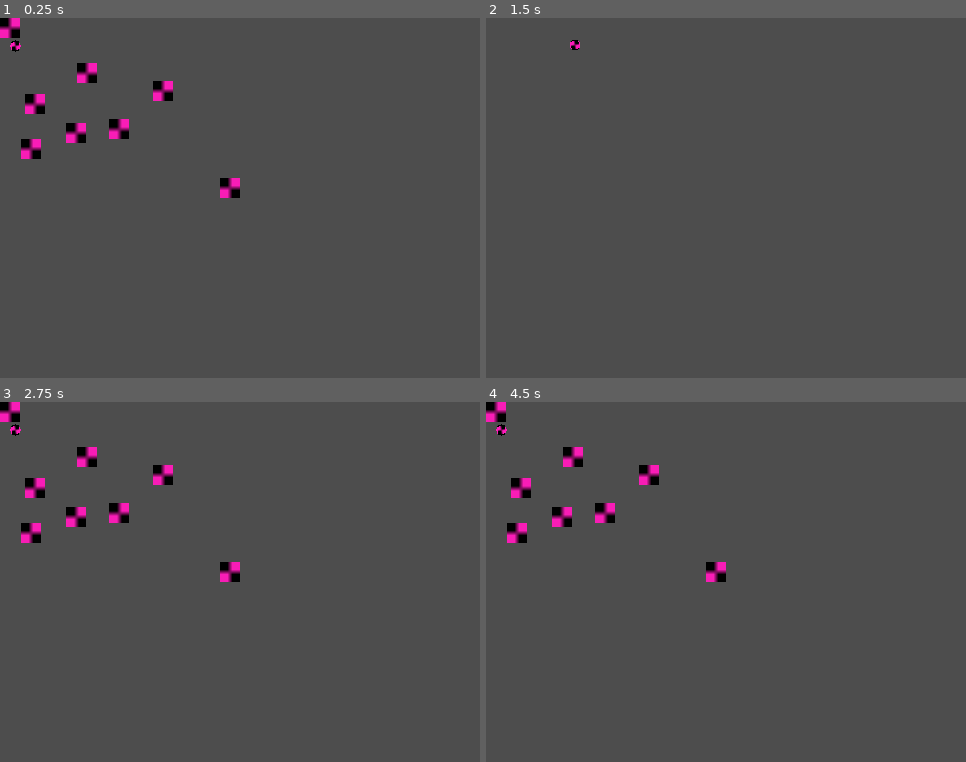
Above: before the commit, frames 1-4 (two rows, left to right).
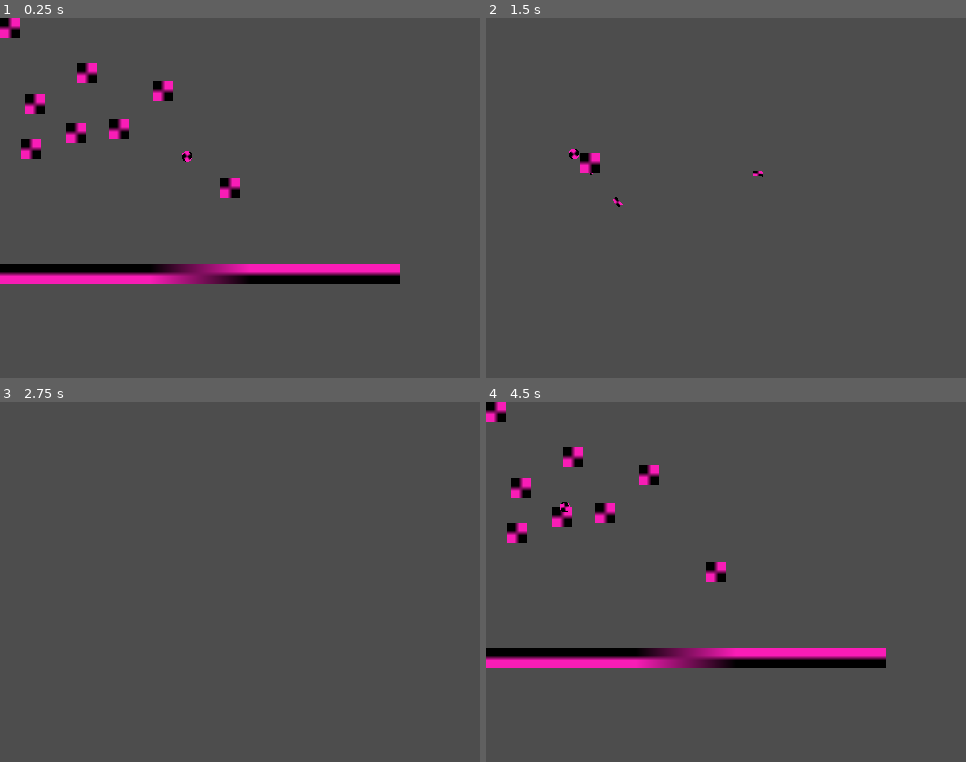
Above: after the commit, the same moments.

Repository: wingitman/SmallProjects
Game: Godot game, scene res://main.tscn
The game is run twice, just before and just after one commit, with the same random seed, the same clock (stepped at 60 frames per second) and the same inputs. The engine's default icon, where the game draws it, is replaced by a stand-in: a white triangle on a blue panel in a dark square.
Inputs (mouse positions are in pixels of both pictures, inside the frame that each line leads up to):
- Up to frame 1 (0.25 s): no input
- Up to frame 2 (1.5 s): tap Enter (ui_accept) at 0.5, 0.77, 1.07 s; move the mouse to (831, 180) at 0.52 s; hold Right (ui_right) from 0.53 s (still down); right-click (831, 180) at 0.6 s; click (831, 180) at 0.8 s; move the mouse to (630, 216) at 1.27 s; click (630, 216) at 1.35 s
- Up to frame 3 (2.75 s): tap Enter (ui_accept) at 1.52, 1.55, 1.82, 2.1 s; move the mouse to (288, 502) at 2.02 s; release Right (ui_right) at 2.03 s; hold Left (ui_left) from 2.03 s (still down); right-click (288, 502) at 2.3 s
- Up to frame 4 (4.5 s): tap Enter (ui_accept) at 2.75, 3.02, 3.32, 3.77, 3.8, 4.07 s; move the mouse to (702, 654) at 2.77 s; release Left (ui_left) at 2.78 s; hold Right (ui_right) 2.78-4.28 s; right-click (702, 654) at 2.85 s; click (702, 654) at 3.05 s; move the mouse to (870, 636) at 3.52 s; click (870, 636) at 3.6 s; move the mouse to (582, 528) at 4.27 s; hold Left (ui_left) from 4.28 s (still down); right-click (582, 528) at 4.35 s

The runs differ from the first frame. In frame 1, 4.7% of the frame differs, in the area x 0-84%, y 6-74%; in frame 2, 0.4%; in frame 3, 1.9%; in frame 4, 4.7%.

Commit message:
New Scenes
Added RigidScene, Pointer, peer, Platformer and bullet.
Bullet is triggered by Pointer
Added collision to bullet
Added movement to pointer
Added double jump to Platformer

Diff:
--- a/main.tscn
+++ b/main.tscn
@@ -1,7 +1,11 @@
-[gd_scene load_steps=2 format=3 uid="uid://c2lv8fhqoowuk"]
+[gd_scene load_steps=3 format=3 uid="uid://c2lv8fhqoowuk"]
 
-[ext_resource type="Script" path="res://scripts/Main.gd" id="1_3yh6r"]
+[ext_resource type="Script" path="res://scripts/SceneChanger.gd" id="1_le8t6"]
+[ext_resource type="Script" path="res://scripts/Lobby.gd" id="1_rockx"]
 
-[node name="main" type="Node2D"]
+[node name="Game" type="Node2D"]
 scale = Vector2(2, 2)
-script = ExtResource("1_3yh6r")
+script = ExtResource("1_rockx")
+
+[node name="SceneSelection" type="Node" parent="."]
+script = ExtResource("1_le8t6")
--- a/project.godot
+++ b/project.godot
@@ -39,9 +39,46 @@
 
 [input]
 
-MouseModeSwitch={
+ui_left={
 "deadzone": 0.5,
-"events": [Object(InputEventMouseButton,"resource_local_to_scene":false,"resource_name":"","device":-1,"window_id":0,"alt_pressed":false,"shift_pressed":false,"ctrl_pressed":false,"meta_pressed":false,"button_mask":2,"position":Vector2(166, 26),"global_position":Vector2(170, 69),"factor":1.0,"button_index":2,"canceled":false,"pressed":true,"double_click":false,"script":null)
+"events": [Object(InputEventKey,"resource_local_to_scene":false,"resource_name":"","device":0,"window_id":0,"alt_pressed":false,"shift_pressed":false,"ctrl_pressed":false,"meta_pressed":false,"pressed":false,"keycode":4194319,"physical_keycode":0,"key_label":0,"unicode":0,"echo":false,"script":null)
+, Object(InputEventJoypadButton,"resource_local_to_scene":false,"resource_name":"","device":0,"button_index":13,"pressure":0.0,"pressed":false,"script":null)
+, Object(InputEventJoypadMotion,"resource_local_to_scene":false,"resource_name":"","device":0,"axis":0,"axis_value":-1.0,"script":null)
+, Object(InputEventKey,"resource_local_to_scene":false,"resource_name":"","device":-1,"window_id":0,"alt_pressed":false,"shift_pressed":false,"ctrl_pressed":false,"meta_pressed":false,"pressed":false,"keycode":0,"physical_keycode":65,"key_label":0,"unicode":97,"echo":false,"script":null)
+]
+}
+ui_right={
+"deadzone": 0.5,
+"events": [Object(InputEventKey,"resource_local_to_scene":false,"resource_name":"","device":0,"window_id":0,"alt_pressed":false,"shift_pressed":false,"ctrl_pressed":false,"meta_pressed":false,"pressed":false,"keycode":4194321,"physical_keycode":0,"key_label":0,"unicode":0,"echo":false,"script":null)
+, Object(InputEventJoypadButton,"resource_local_to_scene":false,"resource_name":"","device":0,"button_index":14,"pressure":0.0,"pressed":false,"script":null)
+, Object(InputEventJoypadMotion,"resource_local_to_scene":false,"resource_name":"","device":0,"axis":0,"axis_value":1.0,"script":null)
+, Object(InputEventKey,"resource_local_to_scene":false,"resource_name":"","device":-1,"window_id":0,"alt_pressed":false,"shift_pressed":false,"ctrl_pressed":false,"meta_pressed":false,"pressed":false,"keycode":0,"physical_keycode":68,"key_label":0,"unicode":100,"echo":false,"script":null)
+]
+}
+ui_up={
+"deadzone": 0.5,
+"events": [Object(InputEventKey,"resource_local_to_scene":false,"resource_name":"","device":0,"window_id":0,"alt_pressed":false,"shift_pressed":false,"ctrl_pressed":false,"meta_pressed":false,"pressed":false,"keycode":4194320,"physical_keycode":0,"key_label":0,"unicode":0,"echo":false,"script":null)
+, Object(InputEventJoypadButton,"resource_local_to_scene":false,"resource_name":"","device":0,"button_index":11,"pressure":0.0,"pressed":false,"script":null)
+, Object(InputEventJoypadMotion,"resource_local_to_scene":false,"resource_name":"","device":0,"axis":1,"axis_value":-1.0,"script":null)
+, Object(InputEventKey,"resource_local_to_scene":false,"resource_name":"","device":-1,"window_id":0,"alt_pressed":false,"shift_pressed":false,"ctrl_pressed":false,"meta_pressed":false,"pressed":false,"keycode":0,"physical_keycode":87,"key_label":0,"unicode":119,"echo":false,"script":null)
+]
+}
+ui_down={
+"deadzone": 0.5,
+"events": [Object(InputEventKey,"resource_local_to_scene":false,"resource_name":"","device":0,"window_id":0,"alt_pressed":false,"shift_pressed":false,"ctrl_pressed":false,"meta_pressed":false,"pressed":false,"keycode":4194322,"physical_keycode":0,"key_label":0,"unicode":0,"echo":false,"script":null)
+, Object(InputEventJoypadButton,"resource_local_to_scene":false,"resource_name":"","device":0,"button_index":12,"pressure":0.0,"pressed":false,"script":null)
+, Object(InputEventJoypadMotion,"resource_local_to_scene":false,"resource_name":"","device":0,"axis":1,"axis_value":1.0,"script":null)
+, Object(InputEventKey,"resource_local_to_scene":false,"resource_name":"","device":-1,"window_id":0,"alt_pressed":false,"shift_pressed":false,"ctrl_pressed":false,"meta_pressed":false,"pressed":false,"keycode":0,"physical_keycode":83,"key_label":0,"unicode":115,"echo":false,"script":null)
+]
+}
+ChangeScene={
+"deadzone": 0.5,
+"events": [Object(InputEventMouseButton,"resource_local_to_scene":false,"resource_name":"","device":-1,"window_id":0,"alt_pressed":false,"shift_pressed":false,"ctrl_pressed":false,"meta_pressed":false,"button_mask":2,"position":Vector2(104, 18),"global_position":Vector2(108, 61),"factor":1.0,"button_index":2,"canceled":false,"pressed":true,"double_click":false,"script":null)
+]
+}
+Action={
+"deadzone": 0.5,
+"events": [Object(InputEventMouseButton,"resource_local_to_scene":false,"resource_name":"","device":-1,"window_id":0,"alt_pressed":false,"shift_pressed":false,"ctrl_pressed":false,"meta_pressed":false,"button_mask":1,"position":Vector2(138, 26),"global_position":Vector2(142, 69),"factor":1.0,"button_index":1,"canceled":false,"pressed":true,"double_click":false,"script":null)
 ]
 }
 
--- /dev/null
+++ b/scenes/Peer.tscn
@@ -0,0 +1,6 @@
+[gd_scene load_steps=2 format=3 uid="uid://pv5ulbymtus7"]
+
+[ext_resource type="Script" path="res://scripts/Peer.gd" id="2_v5vfq"]
+
+[node name="Peer" type="Node2D"]
+script = ExtResource("2_v5vfq")
--- /dev/null
+++ b/scenes/Platformer.tscn
@@ -0,0 +1,212 @@
+[gd_scene load_steps=6 format=3 uid="uid://ldk60xgt1jbi"]
+
+[ext_resource type="Texture2D" uid="uid://bboljt6b13rv6" path="res://assets/4x4.png" id="1_v5dwi"]
+[ext_resource type="Script" path="res://scripts/BasicMovement.gd" id="2_8r17p"]
+[ext_resource type="Texture2D" uid="uid://ce4acn2iv4yig" path="res://icon.svg" id="3_je5lu"]
+
+[sub_resource type="RectangleShape2D" id="RectangleShape2D_dtipm"]
+size = Vector2(4, 4)
+
+[sub_resource type="RectangleShape2D" id="RectangleShape2D_60f24"]
+size = Vector2(12, 12)
+
+[node name="Platformer" type="Node2D"]
+
+[node name="Box7" type="StaticBody2D" parent="."]
+position = Vector2(37, 244)
+scale = Vector2(5, 5)
+metadata/_edit_group_ = true
+
+[node name="CollisionShape2D" type="CollisionShape2D" parent="Box7"]
+shape = SubResource("RectangleShape2D_dtipm")
+
+[node name="Sprite2D" type="Sprite2D" parent="Box7"]
+texture = ExtResource("1_v5dwi")
+
+[node name="Box8" type="StaticBody2D" parent="."]
+position = Vector2(57, 244)
+scale = Vector2(5, 5)
+metadata/_edit_group_ = true
+
+[node name="CollisionShape2D" type="CollisionShape2D" parent="Box8"]
+shape = SubResource("RectangleShape2D_dtipm")
+
+[node name="Sprite2D" type="Sprite2D" parent="Box8"]
+texture = ExtResource("1_v5dwi")
+
+[node name="Box9" type="StaticBody2D" parent="."]
+position = Vector2(77, 244)
+scale = Vector2(5, 5)
+metadata/_edit_group_ = true
+
+[node name="CollisionShape2D" type="CollisionShape2D" parent="Box9"]
+shape = SubResource("RectangleShape2D_dtipm")
+
+[node name="Sprite2D" type="Sprite2D" parent="Box9"]
+texture = ExtResource("1_v5dwi")
+
+[node name="Box10" type="StaticBody2D" parent="."]
+position = Vector2(97, 244)
+scale = Vector2(5, 5)
+metadata/_edit_group_ = true
+
+[node name="CollisionShape2D" type="CollisionShape2D" parent="Box10"]
+shape = SubResource("RectangleShape2D_dtipm")
+
+[node name="Sprite2D" type="Sprite2D" parent="Box10"]
+texture = ExtResource("1_v5dwi")
+
+[node name="Box11" type="StaticBody2D" parent="."]
+position = Vector2(117, 244)
+scale = Vector2(5, 5)
+metadata/_edit_group_ = true
+
+[node name="CollisionShape2D" type="CollisionShape2D" parent="Box11"]
+shape = SubResource("RectangleShape2D_dtipm")
+
+[node name="Sprite2D" type="Sprite2D" parent="Box11"]
+texture = ExtResource("1_v5dwi")
+
+[node name="Box12" type="StaticBody2D" parent="."]
+position = Vector2(137, 244)
+scale = Vector2(5, 5)
+metadata/_edit_group_ = true
+
+[node name="CollisionShape2D" type="CollisionShape2D" parent="Box12"]
+shape = SubResource("RectangleShape2D_dtipm")
+
+[node name="Sprite2D" type="Sprite2D" parent="Box12"]
+texture = ExtResource("1_v5dwi")
+
+[node name="Box13" type="StaticBody2D" parent="."]
+position = Vector2(157, 244)
+scale = Vector2(5, 5)
+metadata/_edit_group_ = true
+
+[node name="CollisionShape2D" type="CollisionShape2D" parent="Box13"]
+shape = SubResource("RectangleShape2D_dtipm")
+
+[node name="Sprite2D" type="Sprite2D" parent="Box13"]
+texture = ExtResource("1_v5dwi")
+
+[node name="Box14" type="StaticBody2D" parent="."]
+position = Vector2(177, 244)
+scale = Vector2(5, 5)
+metadata/_edit_group_ = true
+
+[node name="CollisionShape2D" type="CollisionShape2D" parent="Box14"]
+shape = SubResource("RectangleShape2D_dtipm")
+
+[node name="Sprite2D" type="Sprite2D" parent="Box14"]
+texture = ExtResource("1_v5dwi")
+
+[node name="Box15" type="StaticBody2D" parent="."]
+position = Vector2(197, 224)
+scale = Vector2(5, 5)
+metadata/_edit_group_ = true
+
+[node name="CollisionShape2D" type="CollisionShape2D" parent="Box15"]
+shape = SubResource("RectangleShape2D_dtipm")
+
+[node name="Sprite2D" type="Sprite2D" parent="Box15"]
+texture = ExtResource("1_v5dwi")
+
+[node name="Box24" type="StaticBody2D" parent="."]
+position = Vector2(257, 184)
+scale = Vector2(5, 5)
+metadata/_edit_group_ = true
+
+[node name="CollisionShape2D" type="CollisionShape2D" parent="Box24"]
+shape = SubResource("RectangleShape2D_dtipm")
+
+[node name="Sprite2D" type="Sprite2D" parent="Box24"]
+texture = ExtResource("1_v5dwi")
+
+[node name="Box25" type="StaticBody2D" parent="."]
+position = Vector2(277, 184)
+scale = Vector2(5, 5)
+metadata/_edit_group_ = true
+
+[node name="CollisionShape2D" type="CollisionShape2D" parent="Box25"]
+shape = SubResource("RectangleShape2D_dtipm")
+
+[node name="Sprite2D" type="Sprite2D" parent="Box25"]
+texture = ExtResource("1_v5dwi")
+
+[node name="Box17" type="StaticBody2D" parent="."]
+position = Vector2(235, 244)
+scale = Vector2(5, 5)
+metadata/_edit_group_ = true
+
+[node name="CollisionShape2D" type="CollisionShape2D" parent="Box17"]
+shape = SubResource("RectangleShape2D_dtipm")
+
+[node name="Sprite2D" type="Sprite2D" parent="Box17"]
+texture = ExtResource("1_v5dwi")
+
+[node name="Box18" type="StaticBody2D" parent="."]
+position = Vector2(257, 244)
+scale = Vector2(5, 5)
+metadata/_edit_group_ = true
+
+[node name="CollisionShape2D" type="CollisionShape2D" parent="Box18"]
+shape = SubResource("RectangleShape2D_dtipm")
+
+[node name="Sprite2D" type="Sprite2D" parent="Box18"]
+texture = ExtResource("1_v5dwi")
+
+[node name="Box19" type="StaticBody2D" parent="."]
+position = Vector2(277, 244)
+scale = Vector2(5, 5)
+metadata/_edit_group_ = true
+
+[node name="CollisionShape2D" type="CollisionShape2D" parent="Box19"]
+shape = SubResource("RectangleShape2D_dtipm")
+
+[node name="Sprite2D" type="Sprite2D" parent="Box19"]
+texture = ExtResource("1_v5dwi")
+
+[node name="Box20" type="StaticBody2D" parent="."]
+position = Vector2(297, 244)
+scale = Vector2(5, 5)
+metadata/_edit_group_ = true
+
+[node name="CollisionShape2D" type="CollisionShape2D" parent="Box20"]
+shape = SubResource("RectangleShape2D_dtipm")
+
+[node name="Sprite2D" type="Sprite2D" parent="Box20"]
+texture = ExtResource("1_v5dwi")
+
+[node name="Box21" type="StaticBody2D" parent="."]
+position = Vector2(317, 244)
+scale = Vector2(5, 5)
+metadata/_edit_group_ = true
+
+[node name="CollisionShape2D" type="CollisionShape2D" parent="Box21"]
+shape = SubResource("RectangleShape2D_dtipm")
+
+[node name="Sprite2D" type="Sprite2D" parent="Box21"]
+texture = ExtResource("1_v5dwi")
+
+[node name="Box22" type="StaticBody2D" parent="."]
+position = Vector2(337, 244)
+scale = Vector2(5, 5)
+metadata/_edit_group_ = true
+
+[node name="CollisionShape2D" type="CollisionShape2D" parent="Box22"]
+shape = SubResource("RectangleShape2D_dtipm")
+
+[node name="Sprite2D" type="Sprite2D" parent="Box22"]
+texture = ExtResource("1_v5dwi")
+
+[node name="CharacterBody2D" type="CharacterBody2D" parent="."]
+position = Vector2(44, 202)
+script = ExtResource("2_8r17p")
+metadata/_edit_group_ = true
+
+[node name="Sprite2D" type="Sprite2D" parent="CharacterBody2D"]
+scale = Vector2(0.1, 0.1)
+texture = ExtResource("3_je5lu")
+
+[node name="CollisionShape2D" type="CollisionShape2D" parent="CharacterBody2D"]
+shape = SubResource("RectangleShape2D_60f24")
--- /dev/null
+++ b/scenes/Pointer.tscn
@@ -0,0 +1,87 @@
+[gd_scene load_steps=7 format=3 uid="uid://dtju3658m0vuy"]
+
+[ext_resource type="Script" path="res://scripts/Pointer.gd" id="1_7ikhv"]
+[ext_resource type="Texture2D" uid="uid://bboljt6b13rv6" path="res://assets/4x4.png" id="2_kykkx"]
+
+[sub_resource type="PhysicsMaterial" id="PhysicsMaterial_jupmt"]
+friction = 0.0
+
+[sub_resource type="CircleShape2D" id="CircleShape2D_1bw85"]
+radius = 3.0
+
+[sub_resource type="PhysicsMaterial" id="PhysicsMaterial_v1jl6"]
+
+[sub_resource type="RectangleShape2D" id="RectangleShape2D_l2u5q"]
+size = Vector2(4, 4)
+
+[node name="SceneTwo" type="Node2D"]
+
+[node name="Pointer" type="RigidBody2D" parent="."]
+position = Vector2(23, 136)
+input_pickable = true
+physics_material_override = SubResource("PhysicsMaterial_jupmt")
+gravity_scale = 0.0
+script = ExtResource("1_7ikhv")
+metadata/_edit_group_ = true
+
+[node name="Sprite2D" type="Sprite2D" parent="Pointer"]
+scale = Vector2(2, 2)
+texture = ExtResource("2_kykkx")
+
+[node name="Sprite2D1" type="Sprite2D" parent="Pointer"]
+rotation = 0.197222
+scale = Vector2(2, 2)
+texture = ExtResource("2_kykkx")
+
+[node name="Sprite2D2" type="Sprite2D" parent="Pointer"]
+rotation = 0.392699
+scale = Vector2(2, 2)
+texture = ExtResource("2_kykkx")
+
+[node name="Sprite2D3" type="Sprite2D" parent="Pointer"]
+rotation = 0.589921
+scale = Vector2(2, 2)
+texture = ExtResource("2_kykkx")
+
+[node name="Sprite2D4" type="Sprite2D" parent="Pointer"]
+rotation = 0.785398
+scale = Vector2(2, 2)
+texture = ExtResource("2_kykkx")
+
+[node name="Sprite2D5" type="Sprite2D" parent="Pointer"]
+rotation = 0.98262
+scale = Vector2(2, 2)
+texture = ExtResource("2_kykkx")
+
+[node name="Sprite2D6" type="Sprite2D" parent="Pointer"]
+rotation = 1.1781
+scale = Vector2(2, 2)
+texture = ExtResource("2_kykkx")
+
+[node name="Sprite2D7" type="Sprite2D" parent="Pointer"]
+rotation = 1.37532
+scale = Vector2(2, 2)
+texture = ExtResource("2_kykkx")
+
+[node name="CollisionShape2D" type="CollisionShape2D" parent="Pointer"]
+scale = Vector2(2, 2)
+shape = SubResource("CircleShape2D_1bw85")
+
+[node name="Marker2D" type="Marker2D" parent="Pointer"]
+show_behind_parent = true
+position = Vector2(25, 0)
+
+[node name="Sprite2D8" type="Sprite2D" parent="Pointer/Marker2D"]
+texture = ExtResource("2_kykkx")
+
+[node name="Box" type="StaticBody2D" parent="."]
+position = Vector2(104, 145)
+scale = Vector2(5, 5)
+physics_material_override = SubResource("PhysicsMaterial_v1jl6")
+metadata/_edit_group_ = true
+
+[node name="CollisionShape2D" type="CollisionShape2D" parent="Box"]
+shape = SubResource("RectangleShape2D_l2u5q")
+
+[node name="Sprite2D" type="Sprite2D" parent="Box"]
+texture = ExtResource("2_kykkx")
--- a/scenes/RigidScene.tscn
+++ b/scenes/RigidScene.tscn
@@ -1,6 +1,7 @@
-[gd_scene load_steps=4 format=3 uid="uid://dicf8y0m3cj"]
+[gd_scene load_steps=6 format=3 uid="uid://dicf8y0m3cj"]
 
 [ext_resource type="Texture2D" uid="uid://bboljt6b13rv6" path="res://assets/4x4.png" id="1_ph1v2"]
+[ext_resource type="Script" path="res://scripts/MouseMove.gd" id="2_vyqfs"]
 
 [sub_resource type="RectangleShape2D" id="RectangleShape2D_a5ux0"]
 size = Vector2(4, 4)
@@ -8,12 +9,14 @@
 [sub_resource type="CircleShape2D" id="CircleShape2D_q7voe"]
 radius = 3.0
 
+[sub_resource type="RectangleShape2D" id="RectangleShape2D_mjvsw"]
+size = Vector2(4, 4)
+
 [node name="Node2D" type="Node2D"]
 
 [node name="Box" type="StaticBody2D" parent="."]
 position = Vector2(10, 10)
 scale = Vector2(5, 5)
-disable_mode = 1
 metadata/_edit_group_ = true
 
 [node name="CollisionShape2D" type="CollisionShape2D" parent="Box"]
@@ -25,7 +28,6 @@
 [node name="Box2" type="StaticBody2D" parent="."]
 position = Vector2(35, 86.5)
 scale = Vector2(5, 5)
-disable_mode = 1
 metadata/_edit_group_ = true
 
 [node name="CollisionShape2D" type="CollisionShape2D" parent="Box2"]
@@ -37,7 +39,6 @@
 [node name="Box3" type="StaticBody2D" parent="."]
 position = Vector2(163, 73)
 scale = Vector2(5, 5)
-disable_mode = 1
 metadata/_edit_group_ = true
 
 [node name="CollisionShape2D" type="CollisionShape2D" parent="Box3"]
@@ -49,7 +50,6 @@
 [node name="Box4" type="StaticBody2D" parent="."]
 position = Vector2(87, 55.5)
 scale = Vector2(5, 5)
-disable_mode = 1
 metadata/_edit_group_ = true
 
 [node name="CollisionShape2D" type="CollisionShape2D" parent="Box4"]
@@ -61,7 +61,6 @@
 [node name="Box5" type="StaticBody2D" parent="."]
 position = Vector2(31, 131)
 scale = Vector2(5, 5)
-disable_mode = 1
 metadata/_edit_group_ = true
 
 [node name="CollisionShape2D" type="CollisionShape2D" parent="Box5"]
@@ -73,7 +72,6 @@
 [node name="Box6" type="StaticBody2D" parent="."]
 position = Vector2(119.5, 111.5)
 scale = Vector2(5, 5)
-disable_mode = 1
 metadata/_edit_group_ = true
 
 [node name="CollisionShape2D" type="CollisionShape2D" parent="Box6"]
@@ -85,7 +83,6 @@
 [node name="Box7" type="StaticBody2D" parent="."]
 position = Vector2(230, 170)
 scale = Vector2(5, 5)
-disable_mode = 1
 metadata/_edit_group_ = true
 
 [node name="CollisionShape2D" type="CollisionShape2D" parent="Box7"]
@@ -97,7 +94,6 @@
 [node name="Box8" type="StaticBody2D" parent="."]
 position = Vector2(76.5, 115)
 scale = Vector2(5, 5)
-disable_mode = 1
 metadata/_edit_group_ = true
 
 [node name="CollisionShape2D" type="CollisionShape2D" parent="Box8"]
@@ -110,6 +106,7 @@
 position = Vector2(15.5, 28)
 disable_mode = 2
 gravity_scale = 0.0
+script = ExtResource("2_vyqfs")
 metadata/_edit_group_ = true
 
 [node name="Sprite2D" type="Sprite2D" parent="Ball"]
@@ -154,3 +151,14 @@
 [node name="CollisionShape2D" type="CollisionShape2D" parent="Ball"]
 scale = Vector2(2, 2)
 shape = SubResource("CircleShape2D_q7voe")
+
+[node name="Box9" type="StaticBody2D" parent="."]
+position = Vector2(200, 256)
+scale = Vector2(100, 5)
+metadata/_edit_group_ = true
+
+[node name="CollisionShape2D" type="CollisionShape2D" parent="Box9"]
+shape = SubResource("RectangleShape2D_mjvsw")
+
+[node name="Sprite2D" type="Sprite2D" parent="Box9"]
+texture = ExtResource("1_ph1v2")
--- a/scenes/SceneTwo.tscn
+++ /dev/null
@@ -1,57 +0,0 @@
-[gd_scene load_steps=3 format=3 uid="uid://dtju3658m0vuy"]
-
-[ext_resource type="Texture2D" uid="uid://bboljt6b13rv6" path="res://assets/4x4.png" id="1_ijayd"]
-
-[sub_resource type="CircleShape2D" id="CircleShape2D_1bw85"]
-radius = 3.0
-
-[node name="SceneTwo" type="Node2D"]
-
-[node name="Ball" type="RigidBody2D" parent="."]
-position = Vector2(89, 27)
-disable_mode = 2
-gravity_scale = 0.0
-metadata/_edit_group_ = true
-
-[node name="Sprite2D" type="Sprite2D" parent="Ball"]
-scale = Vector2(2, 2)
-texture = ExtResource("1_ijayd")
-
-[node name="Sprite2D1" type="Sprite2D" parent="Ball"]
-rotation = 0.197222
-scale = Vector2(2, 2)
-texture = ExtResource("1_ijayd")
-
-[node name="Sprite2D2" type="Sprite2D" parent="Ball"]
-rotation = 0.392699
-scale = Vector2(2, 2)
-texture = ExtResource("1_ijayd")
-
-[node name="Sprite2D3" type="Sprite2D" parent="Ball"]
-rotation = 0.589921
-scale = Vector2(2, 2)
-texture = ExtResource("1_ijayd")
-
-[node name="Sprite2D4" type="Sprite2D" parent="Ball"]
-rotation = 0.785398
-scale = Vector2(2, 2)
-texture = ExtResource("1_ijayd")
-
-[node name="Sprite2D5" type="Sprite2D" parent="Ball"]
-rotation = 0.98262
-scale = Vector2(2, 2)
-texture = ExtResource("1_ijayd")
-
-[node name="Sprite2D6" type="Sprite2D" parent="Ball"]
-rotation = 1.1781
-scale = Vector2(2, 2)
-texture = ExtResource("1_ijayd")
-
-[node name="Sprite2D7" type="Sprite2D" parent="Ball"]
-rotation = 1.37532
-scale = Vector2(2, 2)
-texture = ExtResource("1_ijayd")
-
-[node name="CollisionShape2D" type="CollisionShape2D" parent="Ball"]
-scale = Vector2(2, 2)
-shape = SubResource("CircleShape2D_1bw85")
--- /dev/null
+++ b/scenes/bullet.tscn
@@ -0,0 +1,21 @@
+[gd_scene load_steps=4 format=3 uid="uid://b3stpecj458vy"]
+
+[ext_resource type="Texture2D" uid="uid://bboljt6b13rv6" path="res://assets/4x4.png" id="1_remeo"]
+[ext_resource type="Script" path="res://scripts/bullet.gd" id="1_sw5r1"]
+
+[sub_resource type="CapsuleShape2D" id="CapsuleShape2D_0mfon"]
+radius = 1.42857
+height = 5.71429
+
+[node name="Bullet" type="Area2D"]
+script = ExtResource("1_sw5r1")
+metadata/_edit_group_ = true
+
+[node name="Sprite2D" type="Sprite2D" parent="."]
+scale = Vector2(0.25, 0.125)
+texture = ExtResource("1_remeo")
+
+[node name="CollisionShape2D" type="CollisionShape2D" parent="."]
+rotation = 1.5708
+scale = Vector2(0.2, 0.2)
+shape = SubResource("CapsuleShape2D_0mfon")
--- /dev/null
+++ b/scripts/BasicMovement.gd
@@ -0,0 +1,38 @@
+extends CharacterBody2D
+
+
+const SPEED = 100.0
+const JUMP_VELOCITY = -250.0
+var doubleJump = false
+
+# Get the gravity from the project settings to be synced with RigidBody nodes.
+var gravity = ProjectSettings.get_setting("physics/2d/default_gravity")
+
+
+func _physics_process(delta):
+	# Add the gravity.
+	if not is_on_floor():
+		velocity.y += gravity * delta
+
+	# Handle Jump.
+	if Input.is_action_just_pressed("ui_accept"):
+		if is_on_floor():
+			velocity.y = JUMP_VELOCITY
+		elif not doubleJump:
+			doubleJump = true
+			velocity.y = JUMP_VELOCITY
+			velocity.x /= 1.5
+
+
+
+	# Get the input direction and handle the movement/deceleration.
+	# As good practice, you should replace UI actions with custom gameplay actions.
+	if is_on_floor():
+		doubleJump = false
+		var direction = Input.get_axis("ui_left", "ui_right")
+		if direction:
+			velocity.x = direction * SPEED
+		else:
+			velocity.x = move_toward(velocity.x, 0, SPEED)
+
+	move_and_slide()
--- /dev/null
+++ b/scripts/Lobby.gd
@@ -0,0 +1 @@
+extends Node
--- /dev/null
+++ b/scripts/MouseMove.gd
@@ -0,0 +1,14 @@
+extends RigidBody2D
+
+const MAX_SPEED = 1000
+# Called when the node enters the scene tree for the first time.
+func _ready():
+	pass # Replace with function body.
+
+
+# Called every frame. 'delta' is the elapsed time since the previous frame.
+func _physics_process(delta):
+	var dir = get_global_mouse_position() - global_position
+	var speed = dir.length() if dir.length() < MAX_SPEED else MAX_SPEED
+	linear_velocity = dir.normalized() * speed*speed
+	linear_velocity = linear_velocity if linear_velocity.length() < MAX_SPEED else linear_velocity.normalized() * MAX_SPEED
--- /dev/null
+++ b/scripts/Peer.gd
@@ -0,0 +1 @@
+extends Node
--- /dev/null
+++ b/scripts/Pointer.gd
@@ -0,0 +1,32 @@
+extends RigidBody2D
+
+var marker2d
+# Called when the node enters the scene tree for the first time.
+func _ready():
+	marker2d = $"Marker2D"
+
+# Called every frame. 'delta' is the elapsed time since the previous frame.
+func _physics_process(delta):
+	var move = Vector2(Input.get_axis("ui_left","ui_right"),Input.get_axis("ui_up","ui_down"))
+	move_and_collide(move * 100 * delta)
+
+	var pos = global_position
+	var mpos = get_global_mouse_position()
+	var rot = pos.angle_to_point(mpos)
+	rotation = rot
+
+	var dist = (pos-mpos).length()
+	dist = dist if dist < 50 else 50
+	marker2d.position.x = dist/2
+
+	if Input.is_action_just_pressed("Action"):
+		fire(marker2d.global_position,rot)
+
+func fire(from,angle):
+	var direction = Vector2(1,0).rotated(angle).normalized()
+	var bullet = load("res://scenes/bullet.tscn").instantiate()
+	bullet.direction = direction
+	bullet.global_position = from
+	bullet.rotation = angle
+	bullet.scale *= 10
+	get_parent().add_child(bullet)
--- a/scripts/Main.gd
+++ b/scripts/SceneChanger.gd
@@ -3,10 +3,11 @@
 var sceneIndex = 0
 var currentScene = null
 var main
-var scene
 var sceneNames = [
 	"RigidScene",
-	"SceneTwo"
+	"Pointer",
+	"Peer",
+	"Platformer"
 ]
 var scenes = []
 func _init():
@@ -21,7 +22,7 @@
 
 # Called every frame. 'delta' is the elapsed time since the previous frame.
 func _process(delta):
-	sceneIndex = (0 if sceneIndex+1 >= scenes.size() else sceneIndex + 1) if Input.is_action_just_pressed("MouseModeSwitch") else sceneIndex
+	sceneIndex = (0 if sceneIndex+1 >= scenes.size() else sceneIndex + 1) if Input.is_action_just_pressed("ChangeScene") else sceneIndex
 	if (currentScene == null or not scenes[sceneIndex].Name.contains(currentScene.name)):
 		if (currentScene != null):
 			main.remove_child(currentScene)
--- /dev/null
+++ b/scripts/bullet.gd
@@ -0,0 +1,14 @@
+extends Area2D
+
+var direction = Vector2(1,0)
+var speed = 300
+# Called when the node enters the scene tree for the first time.
+func _ready():
+	connect("body_entered",_collide)
+
+# Called every frame. 'delta' is the elapsed time since the previous frame.
+func _process(delta):
+	position += speed * direction * delta
+
+func _collide(body):
+	print("Collide: ",body.name)
Not shown, added: scenes/Poi48D1.tmp
Not shown, added: scenes/Poi6208.tmp
Not shown, added: scenes/Poi65DE.tmp
Not shown, added: scenes/PoiAAEE.tmp
Not shown, added: scenes/SceA0BE.tmp
